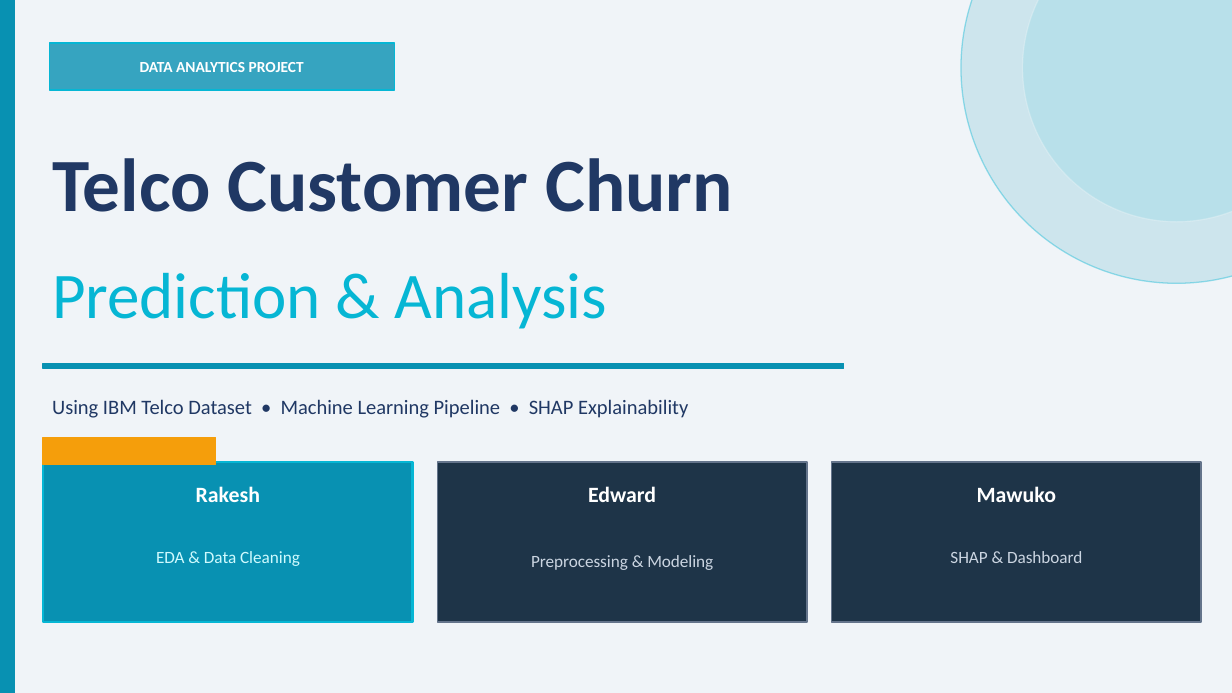
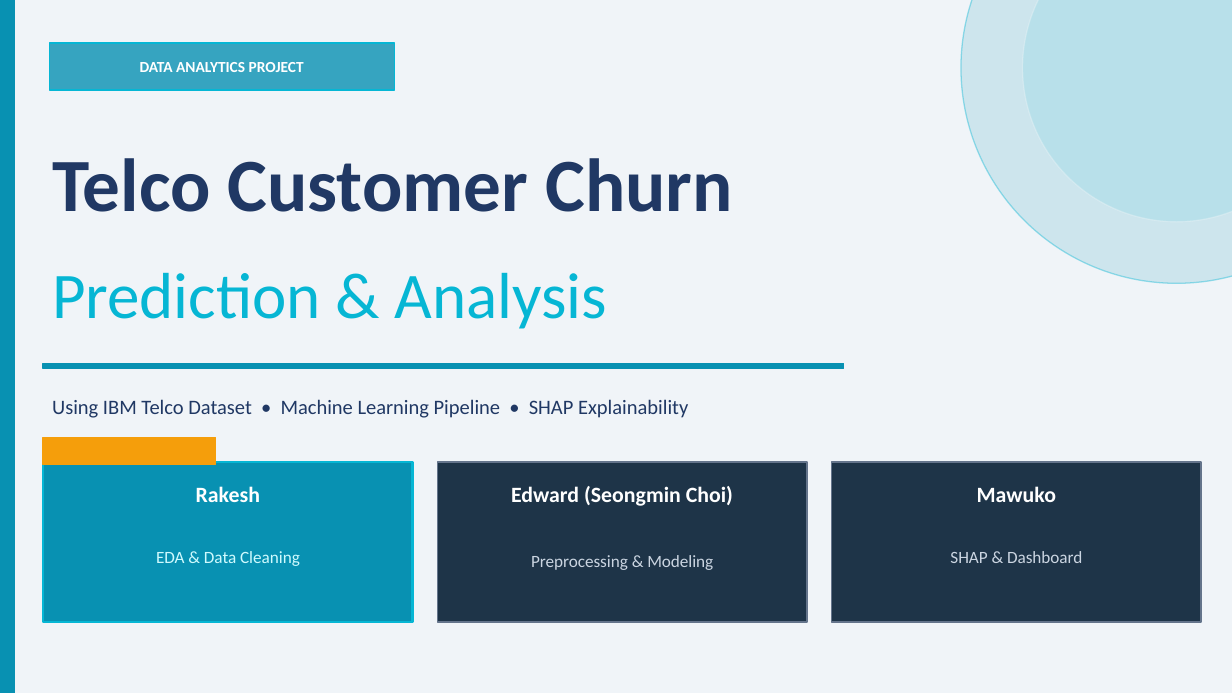
Before and after one commit to edodo/datavisualization, a slide deck: slide 1 of group_project.pptx. Drawn at 1232x693 pixels with LibreOffice and Linux fonts; fonts in the diff are those of the drawing. Boxes give left, top, right and bottom in pixels: in the first picture for what was removed or moved away, otherwise in the second. Text is boxed around its words. In the diff, an @@ line names an element or a change of style, - is before the commit and + after.

```diff
--- a/group_project.pptx
+++ b/group_project.pptx
@@ text at (511, 486, 733, 506): text changed @@
-Edward
+Edward (Seongmin Choi)
```
Also in this commit, not shown: 3 other files.
